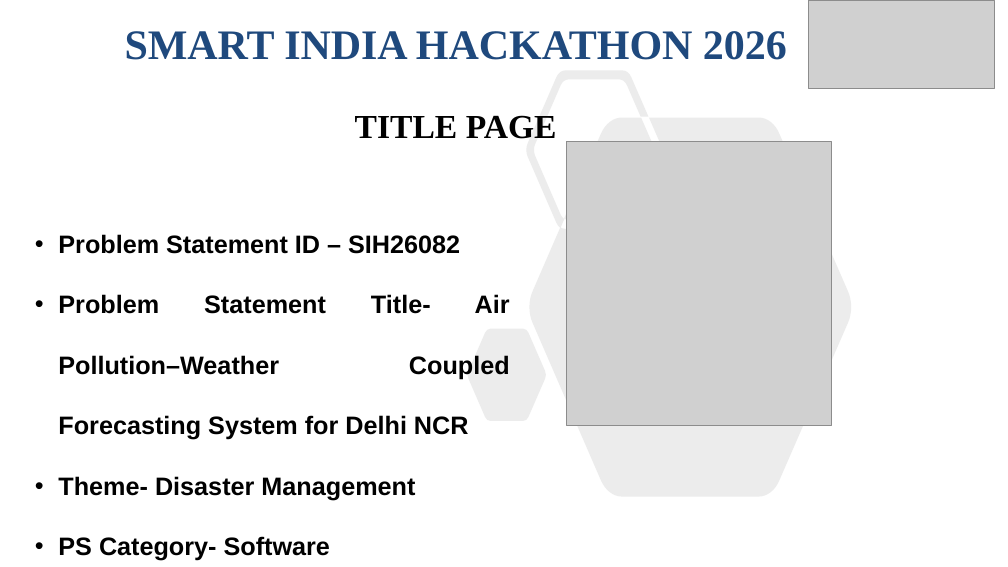
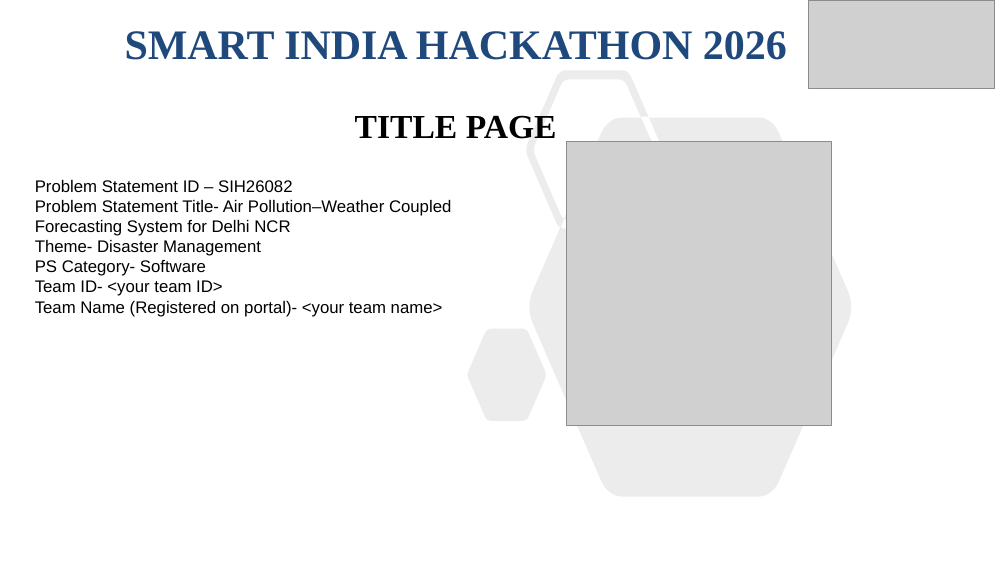
Before and after one commit to yashwanth-crypto/Airshed, a slide deck: slide 1 of docs/Airshed-SIH2026-Idea.pptx. Drawn at 1008x567 pixels with LibreOffice and Linux fonts; fonts in the diff are those of the drawing; grey boxes stand for pictures. Boxes give left, top, right and bottom in pixels: in the first picture for what was removed or moved away, otherwise in the second. Text is boxed around its words. In the diff, an @@ line names an element or a change of style, - is before the commit and + after.

```diff
--- a/docs/Airshed-SIH2026-Idea.pptx
+++ b/docs/Airshed-SIH2026-Idea.pptx
@@ text "Problem Statement ID – SIH26082" at box(35, 180, 451, 317): size 24 to 16 pt, bold off; alignment justified to left; bullet • to none; line spacing 2 to 1 @@
```
Also in this commit, not shown: 5 other slides changed, 7 other files.
